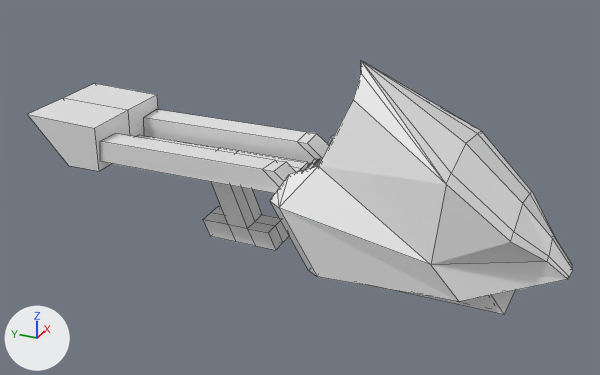
An edit to the Blender file art/models/props/bowling_ball_return_machine/bowling_ball_return_machine.blend, drawn before and after from the same camera.
Rendered twice from a camera (50 mm lens) standing at (-6.21, -1.45, 3.69) and looking at (-0.1, 1.3, 0.63). The lights are fixed; the arrows at lower left show +X, +Y and +Z. The picture after the commit comes second. Mesh edges are drawn as thin lines.

Objects in the first picture: 'bowling_return_machine'.
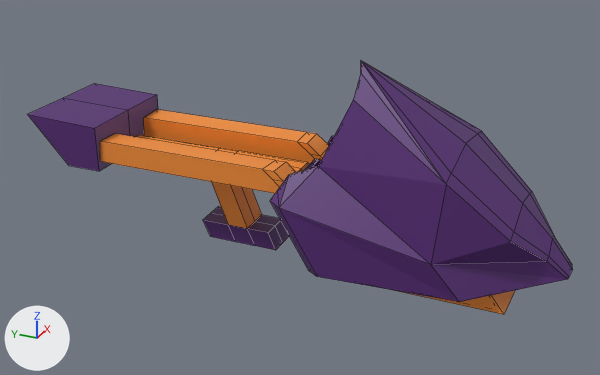
What differs and where, as boxes [x1, y1, x2, y2] in the pictures (600 x 375 px):
'bowling_return_machine', surface changed, reshaped (white to purple): [27, 61, 573, 314] in both
part 1 of me_cube, reshaped: [100, 109, 515, 314] in both

Diff of the bpy script that builds the scene:
```diff
--- a/art/models/props/bowling_ball_return_machine/bowling_ball_return_machine.blend.py
+++ b/art/models/props/bowling_ball_return_machine/bowling_ball_return_machine.blend.py
@@ img_bowling_return_machine_texture @@
+img_bowling_return_machine_texture = load_image('bowling_return_machine_texture', '_unpacked/bowling_return_machine_texture', 2048, 2048, 'sRGB')
@@ mat_material @@
 mat_material = principled_material('Material')
-mat_material.base_color = (0.8, 0.8, 0.8)  # white #e7e7e7
+mat_material.texture = img_bowling_return_machine_texture
@@ me_cube @@
 # used by ob_bowling_return_machine; location = (0.0, 0.0, 0.888); rotation_euler = (0.0, 0.0, -3.124), in degrees (0, 0, -179); scale = (0.614, 0.614, 0.614)
-me_cube.from_pydata(...)  # 229 vertices, 224 faces; spans x -1.11..1.11, y -6.28..1.73, z -1.46..1.52
+me_cube.from_pydata(...)  # 309 vertices, 295 faces; spans x -1.11..1.11, y -6.28..1.73, z -1.46..1.52
+# me_cube part 1
+# 56 faces are deleted
+# 75 vertices are added at x -1.11..1.11, y -5.05..0.81, z -1.46..0.08
+# 5 new vertices lie (0.0, 0.03, -0.07) away from vertices in x -0.25..0.25, y -3.29, z -0.26
+# 127 new faces join them
 me_cube.materials.append(mat_material)
```
